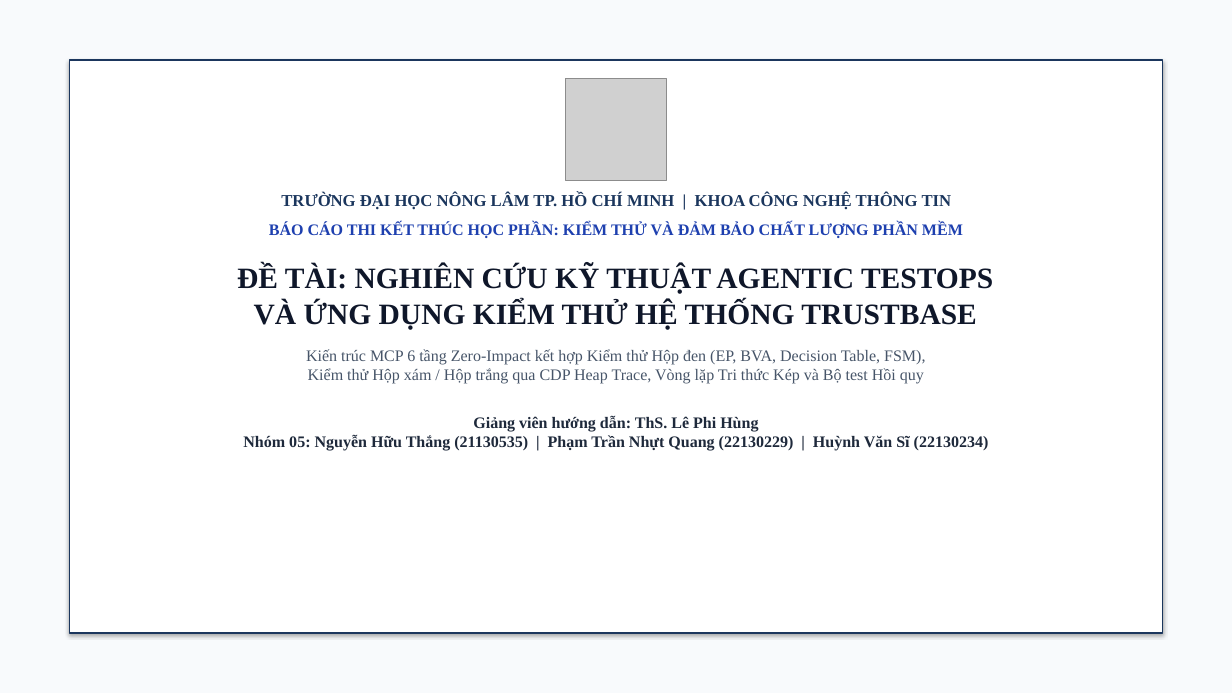
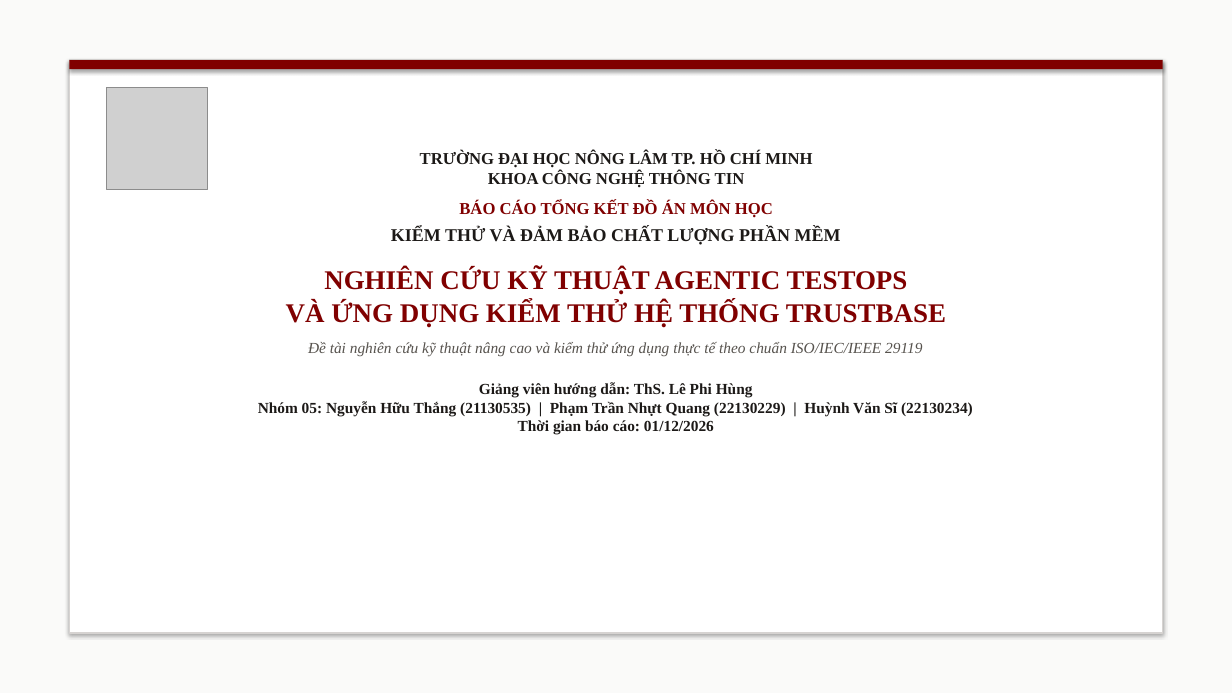
Before and after one commit to justpassingByte/agentic-test-ops, a slide deck: slide 1 of Nhom05_AgenticTestOps_ThuyetTrinh.pptx. Drawn at 1232x693 pixels with LibreOffice and Linux fonts; fonts in the diff are those of the drawing; grey boxes stand for pictures. Boxes give left, top, right and bottom in pixels: in the first picture for what was removed or moved away, otherwise in the second. Text is boxed around its words. In the diff, an @@ line names an element or a change of style, - is before the commit and + after.

Commit message:
docs: streamline submission deliverables into 4 core sections and 10 academic slides without blue theme

```diff
--- a/Nhom05_AgenticTestOps_ThuyetTrinh.pptx
+++ b/Nhom05_AgenticTestOps_ThuyetTrinh.pptx
@@ rectangle at (x1=0, y1=0, x2=1232, y2=693): fill #F8FAFC to #FAFAF9 @@
@@ rectangle at (x1=69, y1=60, x2=1163, y2=633): outline #1B365D 1 pt to #D6D3D1 1 pt @@
@@ rectangle added at (x1=69, y1=60, x2=1163, y2=69), fill #800000 @@
@@ picture moved from (x1=566, y1=79, x2=667, y2=180) to (x1=106, y1=88, x2=208, y2=189) @@
@@ text at (x1=258, y1=151, x2=973, y2=435): text changed; size 12.5 to 12 pt; text colour #475569 to #1C1917 @@
-TRƯỜNG ĐẠI HỌC NÔNG LÂM TP. HỒ CHÍ MINH | KHOA CÔNG NGHỆ THÔNG TIN
-BÁO CÁO THI KẾT THÚC HỌC PHẦN: KIỂM THỬ VÀ ĐẢM BẢO CHẤT LƯỢNG PHẦN MỀM
-ĐỀ TÀI: NGHIÊN CỨU KỸ THUẬT AGENTIC TESTOPS
-VÀ ỨNG DỤNG KIỂM THỬ HỆ THỐNG TRUSTBASE
-Kiến trúc MCP 6 tầng Zero-Impact kết hợp Kiểm thử Hộp đen (EP, BVA, Decision Table, FSM),
-Kiểm thử Hộp xám / Hộp trắng qua CDP Heap Trace, Vòng lặp Tri thức Kép và Bộ test Hồi quy
-Giảng viên hướng dẫn: ThS. Lê Phi Hùng
-Nhóm 05: Nguyễn Hữu Thắng (21130535) | Phạm Trần Nhựt Quang (22130229) | Huỳnh Văn Sĩ (22130234)
+TRƯỜNG ĐẠI HỌC NÔNG LÂM TP. HỒ CHÍ MINH
+KHOA CÔNG NGHỆ THÔNG TIN
+BÁO CÁO TỔNG KẾT ĐỒ ÁN MÔN HỌC
+KIỂM THỬ VÀ ĐẢM BẢO CHẤT LƯỢNG PHẦN MỀM
+NGHIÊN CỨU KỸ THUẬT AGENTIC TESTOPS
+VÀ ỨNG DỤNG KIỂM THỬ HỆ THỐNG TRUSTBASE
+Đề tài nghiên cứu kỹ thuật nâng cao và kiểm thử ứng dụng thực tế theo chuẩn ISO/IEC/IEEE 29119
+Giảng viên hướng dẫn: ThS. Lê Phi Hùng
+Nhóm 05: Nguyễn Hữu Thắng (21130535) | Phạm Trần Nhựt Quang (22130229) | Huỳnh Văn Sĩ (22130234)
+Thời gian báo cáo: 01/12/2026
```
Also in this commit, not shown: 6 other slides changed, 3 slides added, 3 slides removed, 3 other files.
